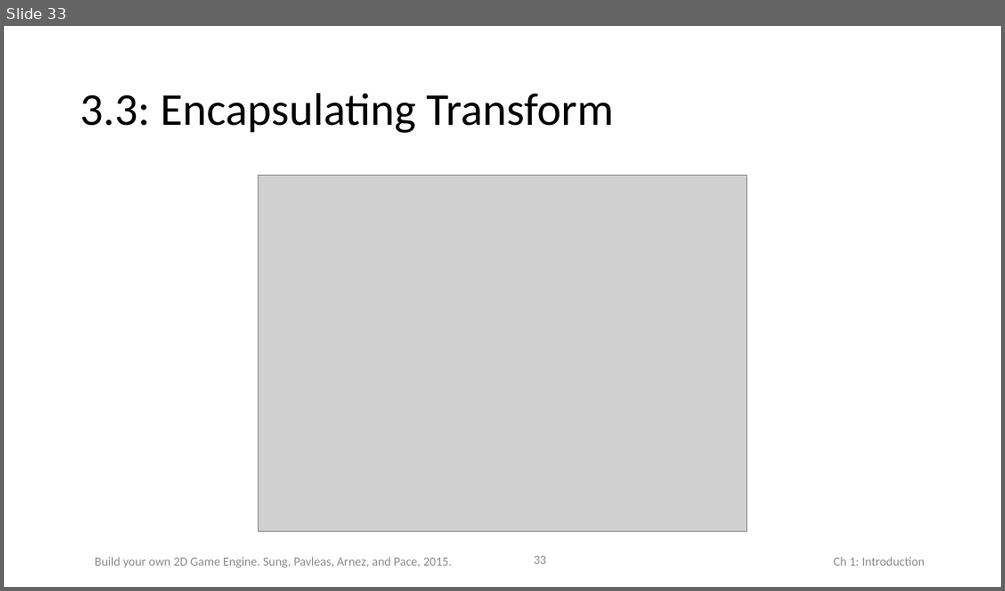
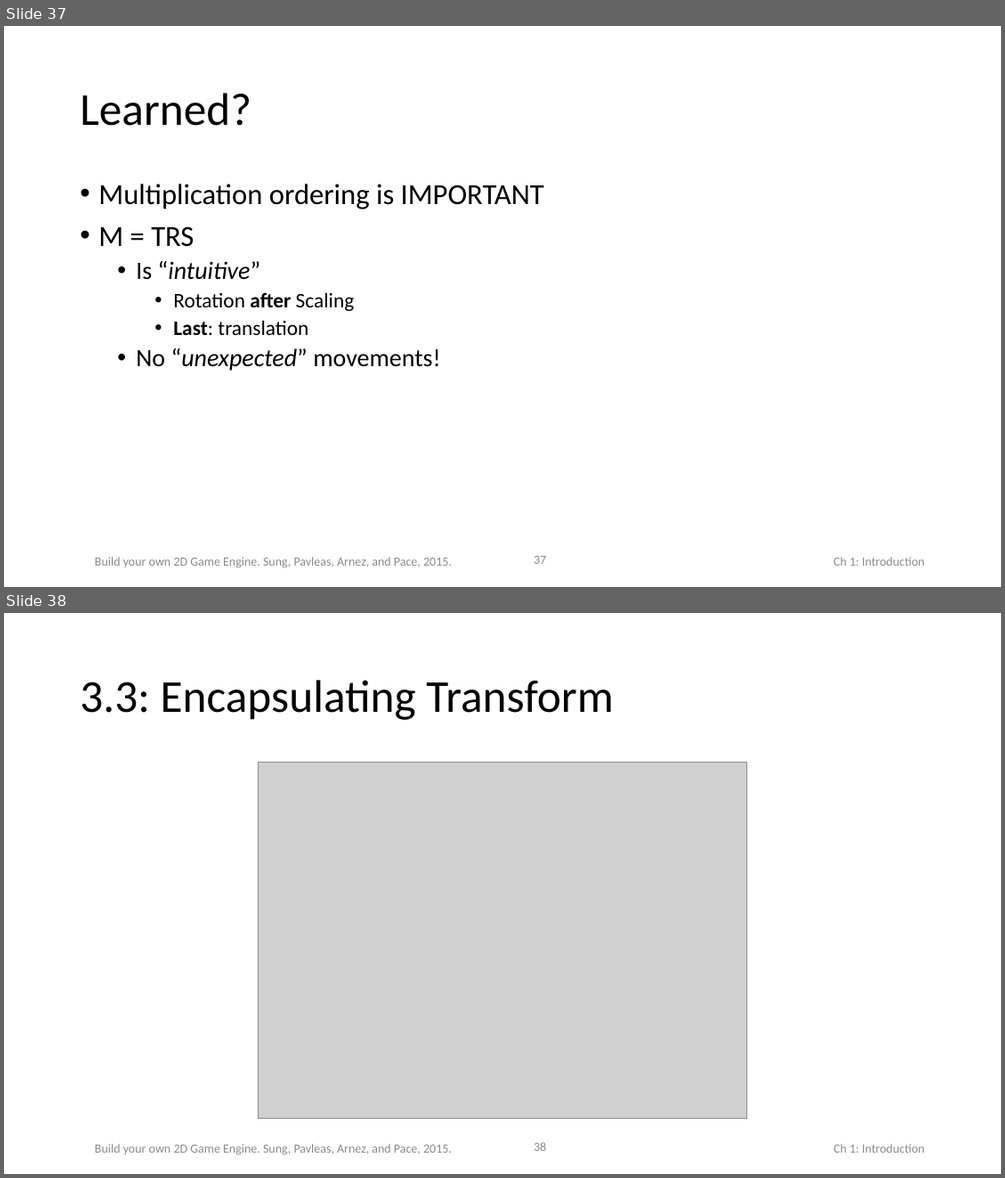
Before and after one commit to HTML5GameEngineGroup/html5engine, a slide deck: Book-PPT/Chap3.pptx. Shown one above the other, each under a label of ours: slide 33 before the commit, slides 37 and 38 after it. The pictures are 1005x591 and 1005x1178 pixels, drawn with LibreOffice and Linux fonts; fonts in the diff are those of the drawing; grey boxes stand for pictures. Boxes give left, top, right and bottom in pixels: in the first picture for what was removed or moved away, otherwise in the second. Text is boxed around its words. In the diff, an @@ line names an element or a change of style, - is before the commit and + after.

```diff
--- a/Book-PPT/Chap3.pptx
+++ b/Book-PPT/Chap3.pptx
@@ slide 37 added at box(4, 26, 1001, 587), background #FFFFFF; not listed: 3 template elements that a slide beside it also shows @@
@@ title added at box(80, 93, 251, 126), 44 pt, text #000000 @@
+Learned?
@@ text added at box(98, 184, 544, 370), 28 pt, text #000000 @@
+• Multiplication ordering is IMPORTANT
+• M = TRS
+  • Is “intuitive”
+    • Rotation after Scaling
+    • Last: translation
+  • No “unexpected” movements!
@@ what was slide 33 is now slide 38 @@
@@ page number at box(534, 1142, 546, 1151): text changed @@
-33
+38
```
Also in this commit, not shown: 1 slide changed, 9 other slides added.
